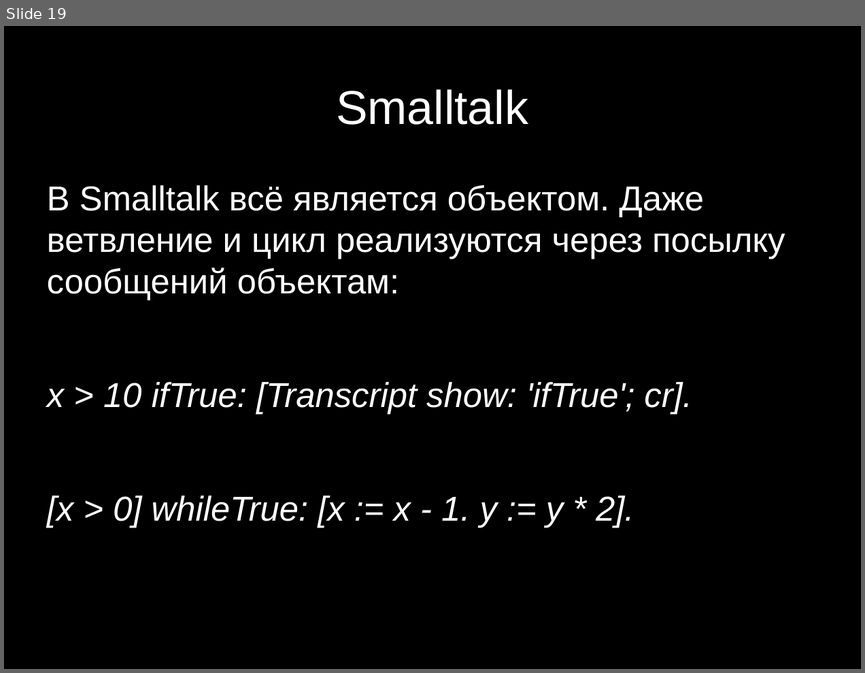
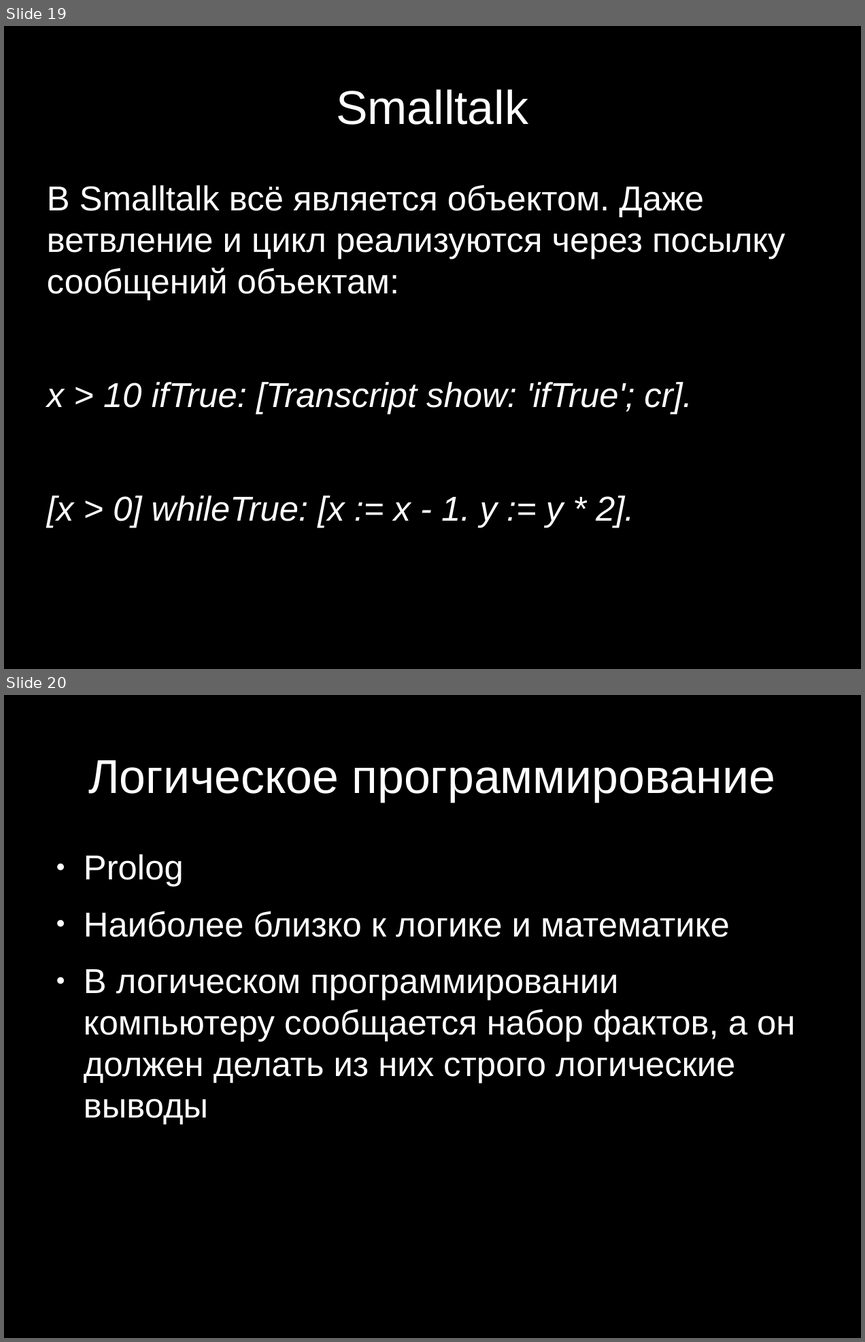
Before and after one commit to reflechant/programming_paradigms_in_history, a slide deck: presentation.odp. Shown one above the other, each under a label of ours: slide 19 before the commit, slides 19 and 20 after it. The pictures are 865x673 and 865x1342 pixels, drawn with LibreOffice and Linux fonts; fonts in the diff are those of the drawing. Boxes give left, top, right and bottom in pixels: in the first picture for what was removed or moved away, otherwise in the second. Text is boxed around its words. In the diff, an @@ line names an element or a change of style, - is before the commit and + after.

```diff
--- a/presentation.odp
+++ b/presentation.odp
@@ slide 20 added at <box>4,695,861,1338</box>, background #000000 @@
@@ title added at <box>88,760,775,802</box>, 44 pt, text #FFFFFF @@
+Логическое программирование
@@ text added at <box>84,854,795,1124</box>, 32 pt, text #FFFFFF @@
+● Prolog
+● Наиболее близко к логике и математике
+● В логическом программировании компьютеру сообщается набор фактов, а он должен делать из них строго логические выводы
```
Also in this commit, not shown: 4 other slides added, 2 slides removed, 2 other files.
